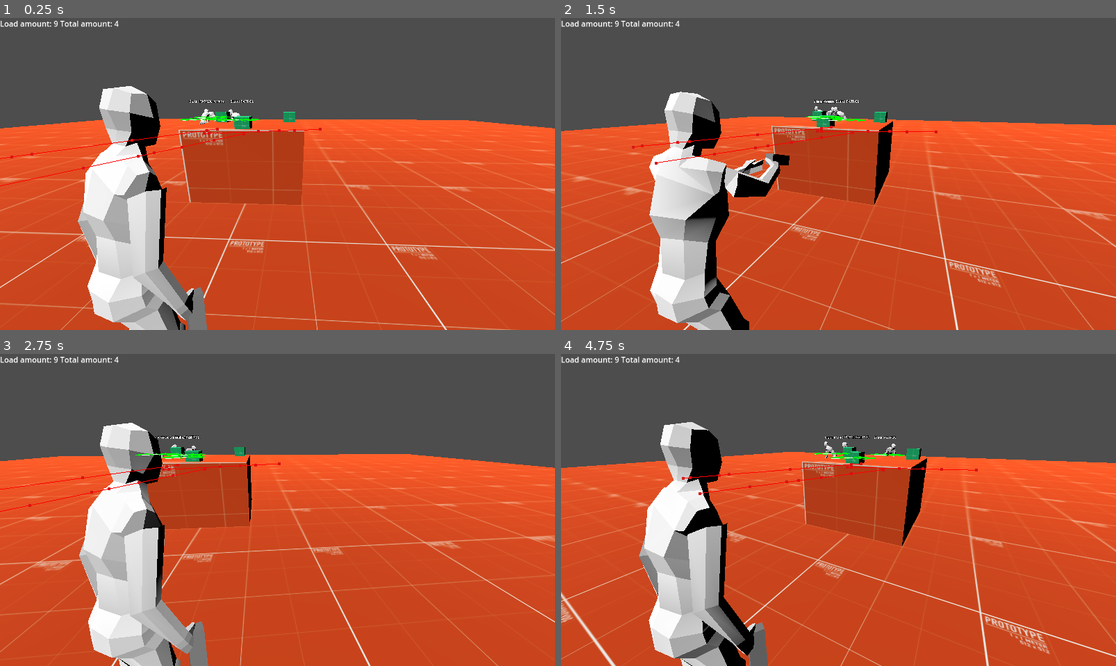
Above: before the commit, frames 1-4 (two rows, left to right).
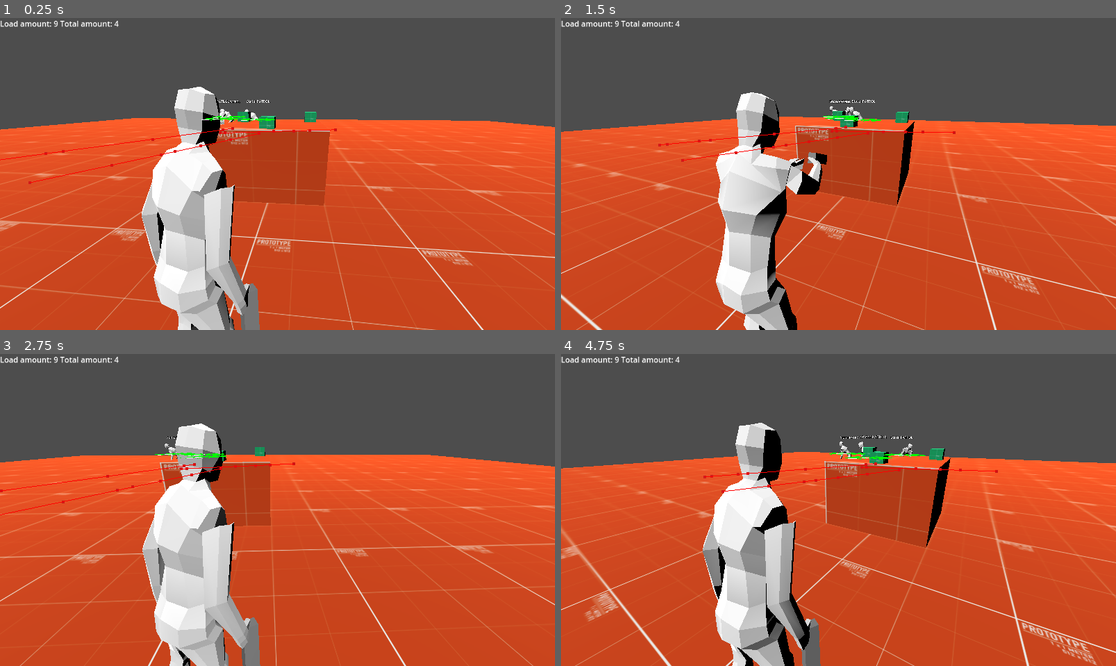
Above: after the commit, the same moments.

Repository: Vosnov/GD_APrototype
Game: Godot game, scene res://main.tscn
Two runs of this game, one before a commit and one after it. Both use one fixed random seed, a clock stepped at 60 frames per second and the inputs below. The engine's default icon, where the game draws it, is replaced by a stand-in: a white triangle on a blue panel in a dark square.
Inputs (mouse positions are in pixels of both pictures, inside the frame that each line leads up to):
- Up to frame 1 (0.25 s): no input
- Up to frame 2 (1.5 s): move the mouse to (866, 174) at 0.52 s; hold D (right) 0.53-1.28 s; tap E (action) at 0.6 s; move the mouse to (810, 174) at 1.27 s; hold A (left) from 1.28 s (still down); right-click (810, 174) at 1.35 s
- Up to frame 3 (2.75 s): move the mouse to (288, 503) at 2.02 s; release A (left) at 2.03 s; hold D (right) from 2.03 s (still down); tap S (bottom) at 2.1 s
- Up to frame 4 (4.75 s): move the mouse to (832, 516) at 2.77 s; click (832, 516) at 2.85 s; move the mouse to (877, 513) at 3.52 s; release D (right) at 3.53 s; hold Shift (sprint) 3.53-4.28 s; hold A (left) from 3.53 s (still down); move the mouse to (794, 506) at 4.27 s; tap W (top) at 4.35 s

The runs differ from the first frame. In frame 1, 24% of the frame differs, in the area x 0-100%, y 21-100%; in frame 2, 23%; in frame 3, 23%; in frame 4, 26%.

Commit message:
camera spring

Diff:
--- a/Nodes/Charecters/player.tscn
+++ b/Nodes/Charecters/player.tscn
@@ -147,38 +147,38 @@
 transform = Transform3D(-0.4, 0, -3.49691e-08, 0, 0.4, 0, 3.49691e-08, 0, -0.4, 0, 0, 0)
 
 [node name="Skeleton3D" parent="myNewPlayer/Armature" index="0"]
-bones/0/position = Vector3(0.00142024, -0.309017, -0.0397431)
+bones/0/position = Vector3(0.0010007, -0.292209, -0.0391038)
 bones/0/rotation = Quaternion(0.0186382, -0.196081, -0.00372765, 0.980404)
-bones/1/rotation = Quaternion(0.115839, -0.143826, 0.0184573, 0.982626)
+bones/1/rotation = Quaternion(0.115724, -0.1503, 0.0192881, 0.981655)
 bones/2/rotation = Quaternion(0.110454, -0.194868, -0.0220907, 0.97434)
 bones/3/rotation = Quaternion(-0.186458, 0.365145, -0.00155414, 0.912086)
 bones/4/rotation = Quaternion(-1.28079e-10, 0.14834, 3.04512e-10, 0.988936)
-bones/5/rotation = Quaternion(0.0919489, 0.107685, -0.776408, 0.614117)
-bones/6/position = Vector3(0.0493136, 0.456596, 0.0719254)
-bones/6/rotation = Quaternion(0.111378, 0.078138, -0.514242, 0.846785)
-bones/7/rotation = Quaternion(0.446771, 0.0924119, 0.161677, 0.875052)
-bones/11/rotation = Quaternion(0.138529, -0.0496649, 0.793582, 0.590398)
-bones/12/position = Vector3(-0.0339082, 0.455748, 0.0248302)
-bones/12/rotation = Quaternion(0.0676098, -0.171104, 0.427069, 0.885305)
-bones/13/rotation = Quaternion(0.31581, 0.0510587, 0.00342397, 0.947441)
-bones/17/position = Vector3(0.237623, 0.133176, 0.0233588)
-bones/17/rotation = Quaternion(-0.312447, 0.114978, 0.93469, -0.124543)
+bones/5/rotation = Quaternion(0.0920497, 0.10146, -0.775925, 0.61577)
+bones/6/position = Vector3(0.04518, 0.456625, 0.0724345)
+bones/6/rotation = Quaternion(0.10556, 0.0766056, -0.513223, 0.848287)
+bones/7/rotation = Quaternion(0.436646, 0.0825596, 0.141212, 0.884637)
+bones/11/rotation = Quaternion(0.140185, -0.0472507, 0.80067, 0.580554)
+bones/12/position = Vector3(-0.0377509, 0.456051, 0.0232531)
+bones/12/rotation = Quaternion(0.0686937, -0.168768, 0.419264, 0.889391)
+bones/13/rotation = Quaternion(0.304919, 0.0428058, -0.0109171, 0.951353)
+bones/17/position = Vector3(0.240198, 0.132326, 0.0314588)
+bones/17/rotation = Quaternion(-0.307097, 0.144322, 0.924612, -0.173077)
 bones/17/scale = Vector3(1.00004, 0.999995, 1.00006)
-bones/18/rotation = Quaternion(-0.0542681, -0.0147125, -0.110219, 0.992316)
+bones/18/rotation = Quaternion(-0.140473, -0.0140382, -0.277665, 0.950249)
 bones/18/scale = Vector3(0.999997, 0.999998, 1)
-bones/19/position = Vector3(-0.255547, 0.127353, 0.0766798)
-bones/19/rotation = Quaternion(0.569805, -0.000726873, 0.82124, 0.0297963)
+bones/19/position = Vector3(-0.258155, 0.127693, 0.0561906)
+bones/19/rotation = Quaternion(0.557223, 0.0273719, 0.82908, 0.0371399)
 bones/19/scale = Vector3(1.00003, 0.999997, 1.00006)
-bones/20/rotation = Quaternion(-0.111804, -0.0120639, 0.189299, 0.975459)
-bones/21/position = Vector3(0.302571, -0.0123193, 0.856654)
-bones/22/position = Vector3(-0.801253, -0.0481077, -0.401215)
-bones/23/position = Vector3(-0.28766, -2.06075, -0.52937)
-bones/24/position = Vector3(-0.353692, -1.15907, 1.0714)
-bones/25/position = Vector3(0.262397, -2.11906, 0.427411)
-bones/26/position = Vector3(-0.0536388, -1.1414, 1.07993)
+bones/20/rotation = Quaternion(-0.128606, -0.0118983, 0.223211, 0.966176)
+bones/21/position = Vector3(0.298685, -0.00436285, 0.856654)
+bones/22/position = Vector3(-0.801253, -0.0481077, -0.410587)
+bones/23/position = Vector3(-0.254546, -2.0346, -0.503921)
+bones/24/position = Vector3(-0.37639, -1.1501, 1.07042)
+bones/25/position = Vector3(0.298111, -2.04063, 0.268003)
+bones/26/position = Vector3(-0.0531335, -1.14095, 1.07775)
 
 [node name="BoneAttachment3D" type="BoneAttachment3D" parent="myNewPlayer/Armature/Skeleton3D" index="2"]
-transform = Transform3D(-0.991547, -0.0966962, -0.0865109, 0.092954, -0.994593, 0.0462946, -0.0905198, 0.0378619, 0.995175, -0.800958, -0.0483003, -0.401647)
+transform = Transform3D(-0.990619, -0.114916, -0.0739524, 0.112519, -0.993004, 0.0358091, -0.0775502, 0.0271523, 0.996618, -0.801255, -0.0481088, -0.410588)
 bone_name = "Bone.011.R"
 bone_idx = 14
 
--- a/Nodes/camera_controller.tscn
+++ b/Nodes/camera_controller.tscn
@@ -5,5 +5,10 @@
 [node name="CameraController" type="Node3D"]
 script = ExtResource("1_d2ab4")
 
-[node name="Camera3D" type="Camera3D" parent="."]
-transform = Transform3D(0.99863, -0.0170389, 0.0494846, 0, 0.945519, 0.325568, -0.052336, -0.325122, 0.944223, 0.75, 0.75, 0.7)
+[node name="SpringArm3D" type="SpringArm3D" parent="."]
+transform = Transform3D(0.809017, 0, 0.587785, 0, 1, 0, -0.587785, 0, 0.809017, 0, 0.75, 0)
+spring_length = 0.9
+margin = 0.35
+
+[node name="Camera3D" type="Camera3D" parent="SpringArm3D"]
+transform = Transform3D(0.866025, 0.162784, -0.472759, 0, 0.945518, 0.325568, 0.5, -0.28195, 0.818843, 0, 0, 0)
--- a/Scenes/test_scene.tscn
+++ b/Scenes/test_scene.tscn
@@ -71,5 +71,3 @@
 [node name="Door4" parent="." instance=ExtResource("7_1ch7u")]
 transform = Transform3D(-1, 0, -8.74228e-08, 0, 1, 0, 8.74228e-08, 0, -1, 4, 1.5, -10.2)
 NEXT_SCENE = "res://Scenes/room_3.tscn"
-
-[editable path="CameraController2"]
--- a/main.tscn
+++ b/main.tscn
@@ -106,5 +106,3 @@
 [node name="Ammo3" parent="." instance=ExtResource("6_iygk2")]
 transform = Transform3D(1, 0, 0, 0, 1, 0, 0, 0, 1, -0.742771, 1.372, -0.549004)
 SLOT_DATA = SubResource("Resource_xej0a")
-
-[editable path="CameraController"]
